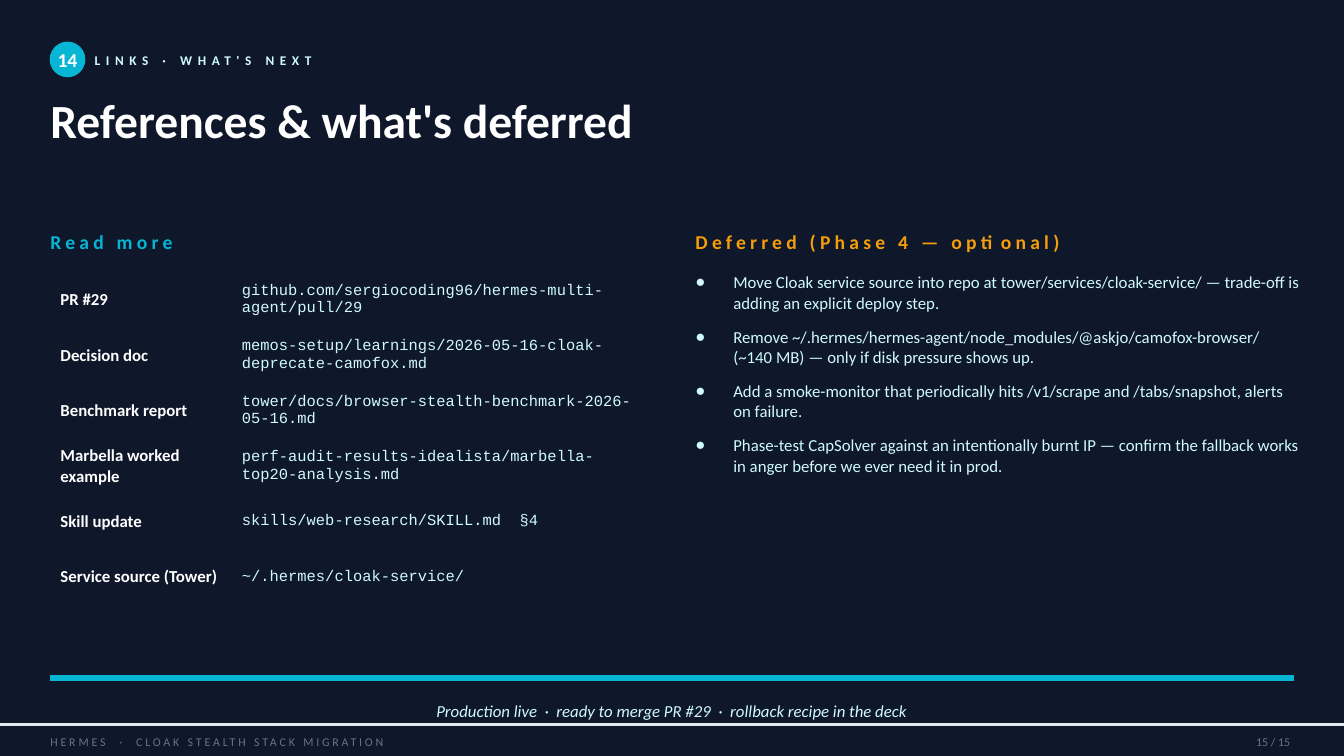
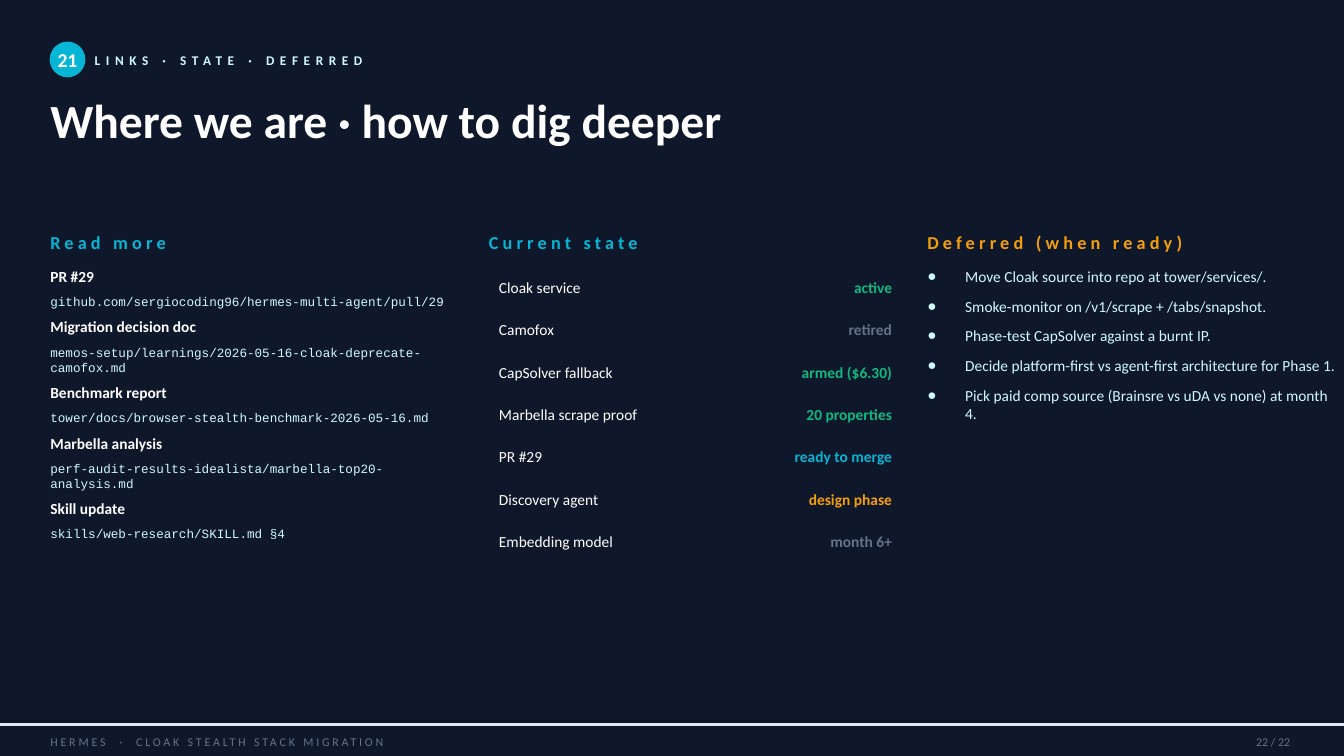
Before and after one commit to sergiocoding96/hermes-multi-agent, a slide deck: slide 22 of tower/docs/cloak-migration-brief-2026-05-17.pptx (slide 15 before the commit). Drawn at 1344x756 pixels with LibreOffice and Linux fonts; fonts in the diff are those of the drawing. Boxes give left, top, right and bottom in pixels: in the first picture for what was removed or moved away, otherwise in the second. Text is boxed around its words. In the diff, an @@ line names an element or a change of style, - is before the commit and + after.

```diff
--- a/tower/docs/cloak-migration-brief-2026-05-17.pptx
+++ b/tower/docs/cloak-migration-brief-2026-05-17.pptx
@@ text at (58, 54, 78, 67): text changed @@
-14
+21
@@ text at (50, 104, 722, 146): text changed @@
-References & what's deferred
+Where we are · how to dig deeper
@@ text "Read more" at (50, 236, 166, 249): size 14 to 13 pt @@
@@ text at (489, 237, 638, 249): text changed; size 14 to 13 pt; text colour #F59E0B to #06B6D4 @@
-Deferred (Phase 4 — optional)
+Current state
@@ text added at (927, 235, 1182, 252), 13 pt, text #F59E0B, bold @@
+Deferred (when ready)
@@ table added at (489, 267, 902, 701), 7 rows, 2 columns @@
+Cloak service | active
+Camofox | retired
+CapSolver fallback | armed ($6.30)
+Marbella scrape proof | 20 properties
+PR #29 | ready to merge
+Discovery agent | design phase
+Embedding model | month 6+
@@ table removed at (50, 272, 655, 655), 6 rows, 2 columns @@
-PR #29 | github.com/sergiocoding96/hermes-multi-agent/pull/29
-Decision doc | memos-setup/learnings/2026-05-16-cloak-deprecate-camofox.md
-Benchmark report | tower/docs/browser-stealth-benchmark-2026-05-16.md
-Marbella worked example | perf-audit-results-idealista/marbella-top20-analysis.md
-Skill update | skills/web-research/SKILL.md §4
-Service source (Tower) | ~/.hermes/cloak-service/
@@ text added at (50, 271, 428, 539), 9 pt, text #CFFAFE @@
+PR #29
+github.com/sergiocoding96/hermes-multi-agent/pull/29
+Migration decision doc
+memos-setup/learnings/2026-05-16-cloak-deprecate-camofox.md
+Benchmark report
+tower/docs/browser-stealth-benchmark-2026-05-16.md
+Marbella analysis
+perf-audit-results-idealista/marbella-top20-analysis.md
+Skill update
+skills/web-research/SKILL.md §4
@@ text removed at (733, 276, 1299, 475) @@
-● Move Cloak service source into repo at tower/services/cloak-service/ — trade-off is adding an explicit deploy step.
-● Remove ~/.hermes/hermes-agent/node_modules/@askjo/camofox-browser/ (~140 MB) — only if disk pressure shows up.
-● Add a smoke-monitor that periodically hits /v1/scrape and /tabs/snapshot, alerts on failure.
-● Phase-test CapSolver against an intentionally burnt IP — confirm the fallback works in anger before we ever need it in prod.
@@ text added at (965, 271, 1335, 419), 11 pt, text #CFFAFE @@
+● Move Cloak source into repo at tower/services/.
+● Smoke-monitor on /v1/scrape + /tabs/snapshot.
+● Phase-test CapSolver against a burnt IP.
+● Decide platform-first vs agent-first architecture for Phase 1.
+● Pick paid comp source (Brainsre vs uDA vs none) at month 4.
@@ rectangle removed at (50, 676, 1294, 681) @@
@@ text removed at (436, 705, 906, 720) @@
-Production live · ready to merge PR #29 · rollback recipe in the deck
@@ text at (1256, 738, 1290, 746): text changed @@
-15 / 15
+22 / 22
```
Also in this commit, not shown: 14 other slides changed, 7 slides added, 1 other file.
